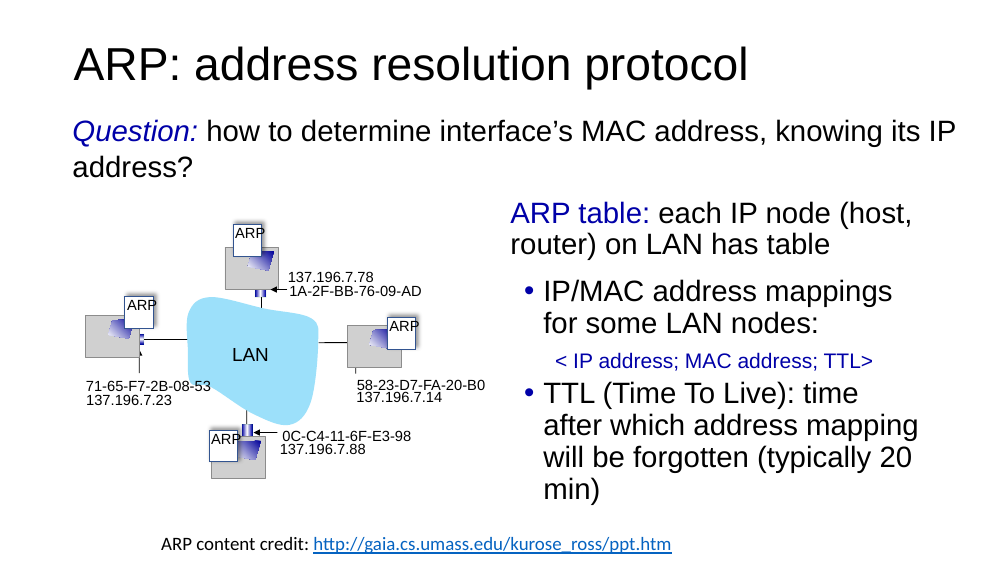
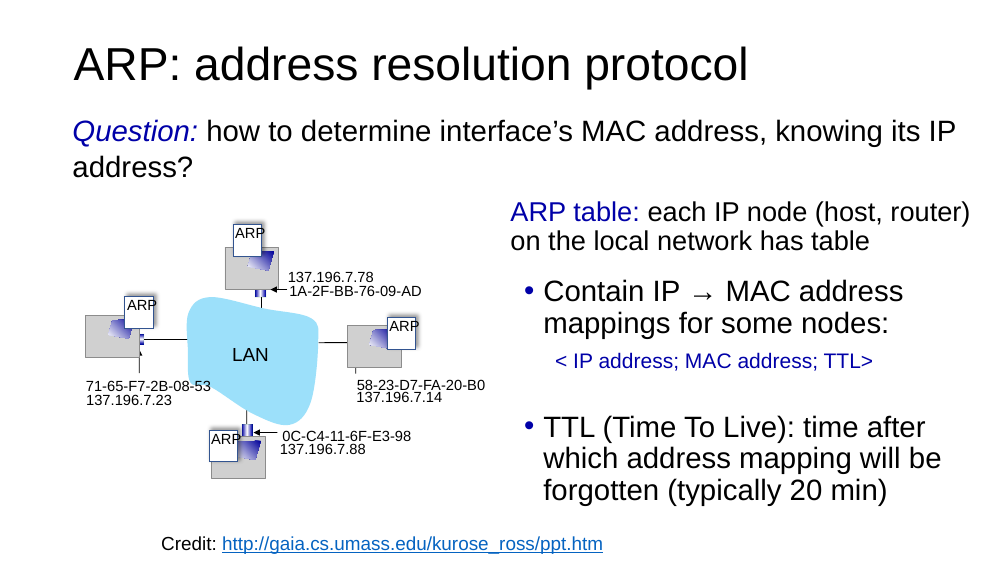
Before and after one commit to ngsrinivas/coursegen, a slide deck: slide 8 of ex/552-F20/staging/552-F20/lectures/05-directories.pptx. Drawn at 1008x567 pixels with LibreOffice and Linux fonts; fonts in the diff are those of the drawing; grey boxes stand for pictures. Boxes give left, top, right and bottom in pixels: in the first picture for what was removed or moved away, otherwise in the second. Text is boxed around its words. In the diff, an @@ line names an element or a change of style, - is before the commit and + after.

Commit message:
Add lecture content, reorg dates

```diff
--- a/ex/552-F20/staging/552-F20/lectures/05-directories.pptx
+++ b/ex/552-F20/staging/552-F20/lectures/05-directories.pptx
@@ text at [510,201,970,251]: text changed; size 28 to 25.9 pt @@
-ARP table: each IP node (host, router) on LAN has table
+ARP table: each IP node (host, router) on the local network has table
@@ text at [543,279,904,339]: text changed @@
-  • IP/MAC address mappings for some LAN nodes:
+  • Contain IP → MAC address mappings for some nodes:
@@ text at [161,536,603,554]: text changed; font Calibri to Arial @@
-ARP content credit: http://gaia.cs.umass.edu/kurose_ross/ppt.htm
+Credit: http://gaia.cs.umass.edu/kurose_ross/ppt.htm
```
Also in this commit, not shown: 4 other slides changed, 2 slides added, 3 other files.
